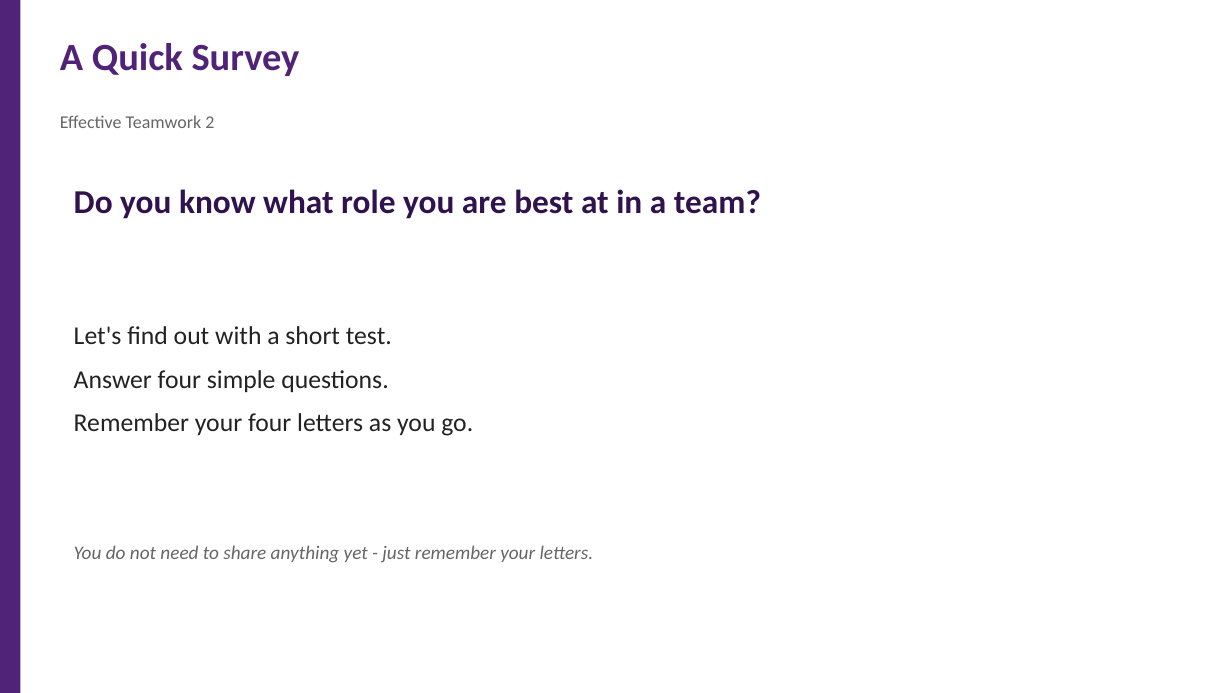
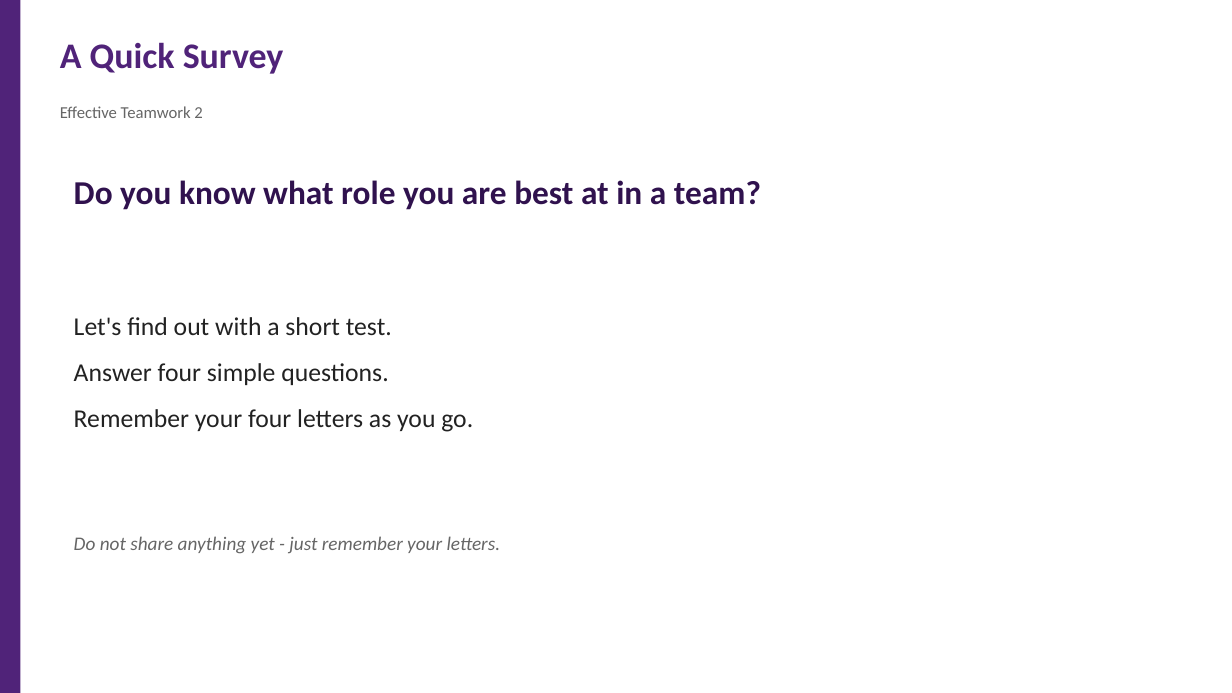
Before and after one commit to 975801846-star/workspace-outputs, a slide deck: slide 2 of Effective_Teamwork_2_survey.pptx. Drawn at 1232x693 pixels with LibreOffice and Linux fonts; fonts in the diff are those of the drawing. Boxes give left, top, right and bottom in pixels: in the first picture for what was removed or moved away, otherwise in the second. Text is boxed around its words. In the diff, an @@ line names an element or a change of style, - is before the commit and + after.

Commit message:
Update survey PPT: full source text, top-bottom layout

```diff
--- a/Effective_Teamwork_2_survey.pptx
+++ b/Effective_Teamwork_2_survey.pptx
@@ text "A Quick Survey" at (60, 42, 284, 74): size 30 to 28 pt @@
@@ text "Effective Teamwork 2": place and size @@
-text "Effective Teamwork 2" at (60, 115, 214, 128)
+text "Effective Teamwork 2" at (60, 106, 202, 118)
@@ text "Effective Teamwork 2" at (60, 106, 202, 118): size 14 to 13 pt @@
@@ text "Do you know what role ...": place and size @@
-text "Do you know what role ..." at (74, 189, 761, 219)
+text "Do you know what role ..." at (74, 180, 761, 210)
@@ text "Do you know what role ..." at (74, 180, 761, 210): less space between paragraphs @@
@@ text "Let's find out with a ...": place and size @@
-text "Let's find out with a ..." at (74, 326, 473, 436)
+text "Let's find out with a ..." at (74, 317, 473, 432)
@@ text "Let's find out with a ..." at (74, 317, 473, 432): more space between paragraphs @@
@@ text at (74, 536, 501, 554): text changed @@
-You do not need to share anything yet - just remember your letters.
+Do not share anything yet - just remember your letters.
```
Also in this commit, not shown: 5 other slides changed.
